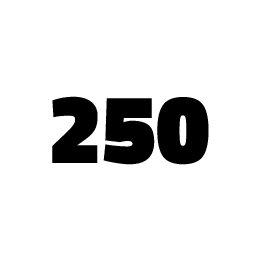
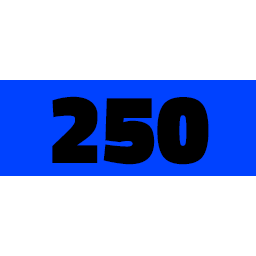
Layer changes from the first w=256, h=256 image to the second:
added layer "Layer 1" above "100" over [0, 80, 256, 176]
